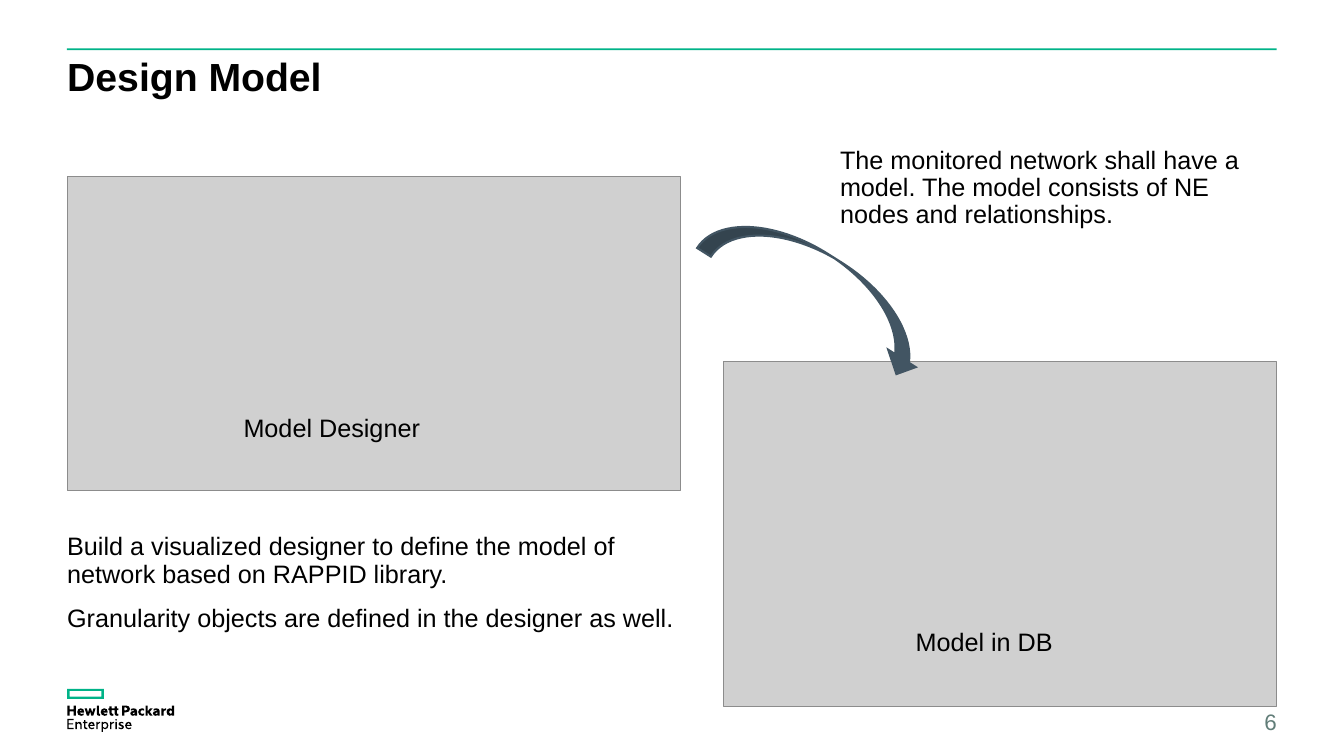
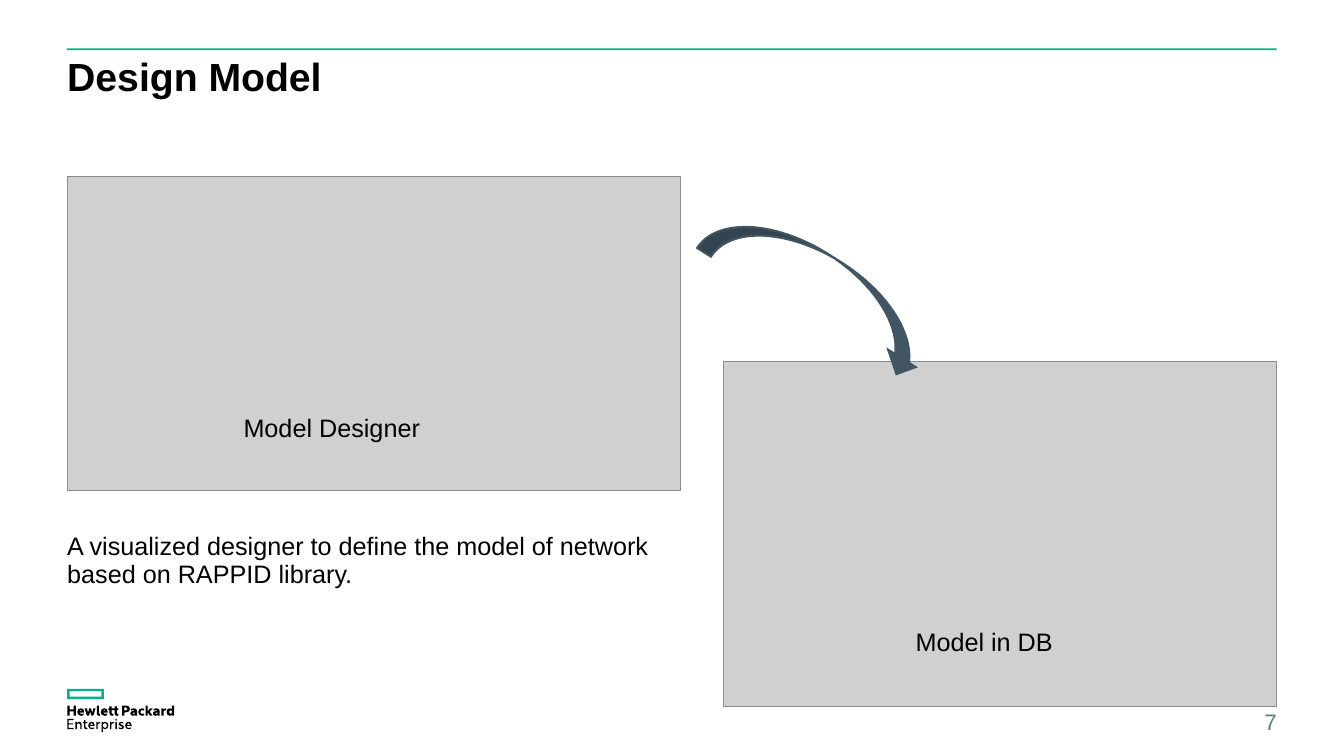
Before and after one commit to yzgang76/MPM, a slide deck: slide 7 of doc/OSSP V2.pptx (slide 6 before the commit). Drawn at 1344x756 pixels with LibreOffice and Linux fonts; fonts in the diff are those of the drawing; grey boxes stand for pictures. Boxes give left, top, right and bottom in pixels: in the first picture for what was removed or moved away, otherwise in the second. Text is boxed around its words. In the diff, an @@ line names an element or a change of style, - is before the commit and + after.

```diff
--- a/doc/OSSP V2.pptx
+++ b/doc/OSSP V2.pptx
@@ text removed at <box>840,150,1239,229</box> @@
-The monitored network shall have a model. The model consists of NE nodes and relationships.
@@ text at <box>67,536,648,588</box>: text changed @@
-Build a visualized designer to define the model of network based on RAPPID library.
-Granularity objects are defined in the designer as well.
+A visualized designer to define the model of network based on RAPPID library.
@@ page number at <box>1264,714,1276,730</box>: text changed @@
-6
+7
```
Also in this commit, not shown: 4 other slides changed, 6 slides added.
